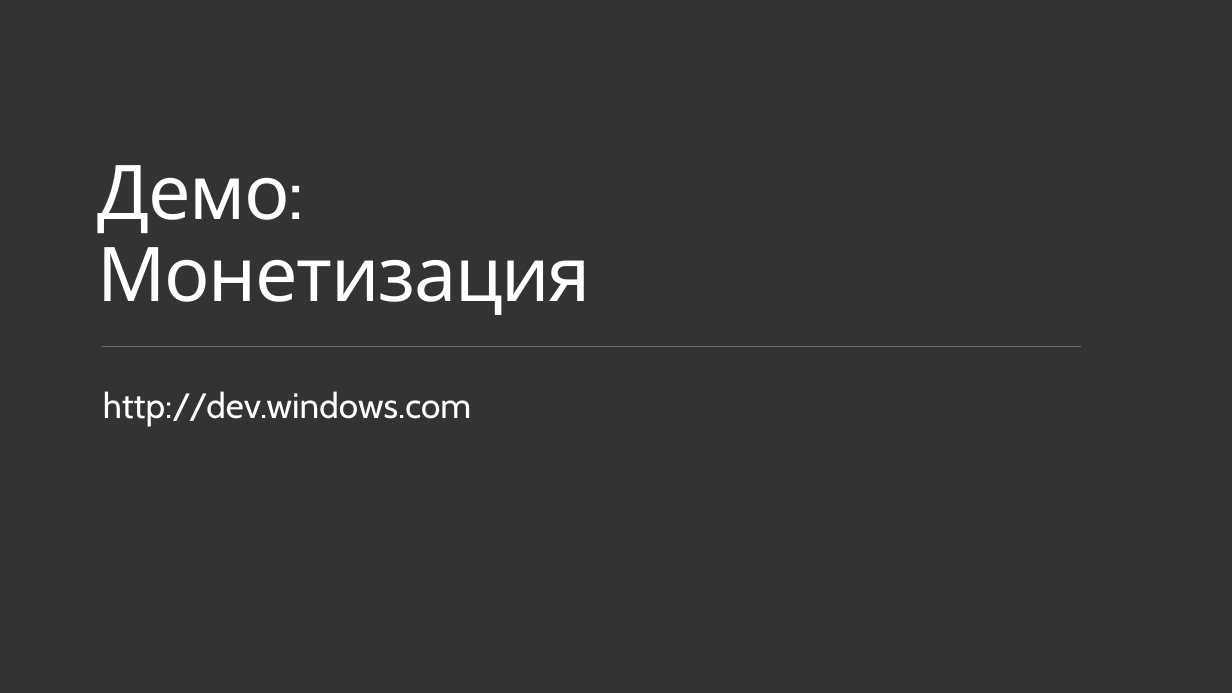
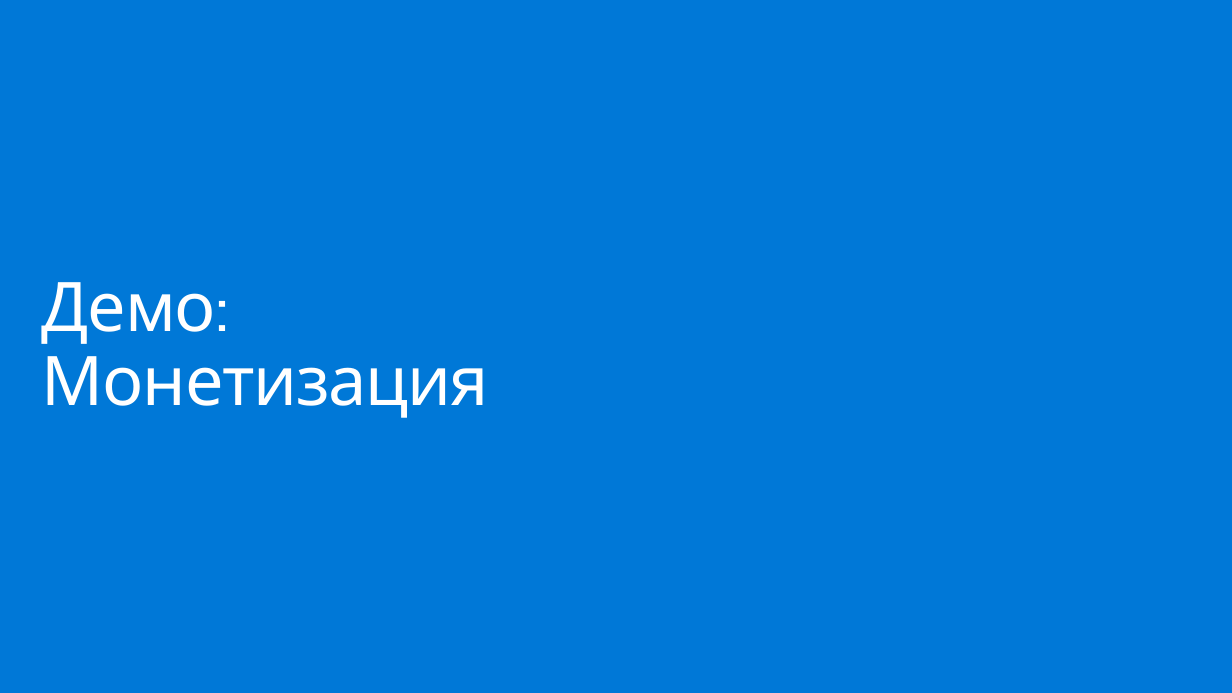
Before and after one commit to evangelism/Win10UWPCourse, a slide deck: slide 9 of 09. Store and Monetization/9 - Store and Monetization (RUS).pptx. Drawn at 1232x693 pixels with LibreOffice and Linux fonts; fonts in the diff are those of the drawing. Boxes give left, top, right and bottom in pixels: in the first picture for what was removed or moved away, otherwise in the second. Text is boxed around its words. In the diff, an @@ line names an element or a change of style, - is before the commit and + after.

```diff
--- a/09. Store and Monetization/9 - Store and Monetization (RUS).pptx
+++ b/09. Store and Monetization/9 - Store and Monetization (RUS).pptx
@@ background #333333 to #0078D7 @@
@@ title "Демо: Монетизация" moved from (x1=97, y1=165, x2=591, y2=315) to (x1=42, y1=282, x2=489, y2=418) @@
@@ title "Демо: Монетизация" at (x1=42, y1=282, x2=489, y2=418): size 58.8 to 53.3 pt; vertical alignment bottom to middle @@
@@ line removed from (103, 347) to (1081, 347) @@
@@ text removed at (x1=103, y1=391, x2=471, y2=427) @@
-http://dev.windows.com
```
Also in this commit, not shown: 3 other slides changed.
